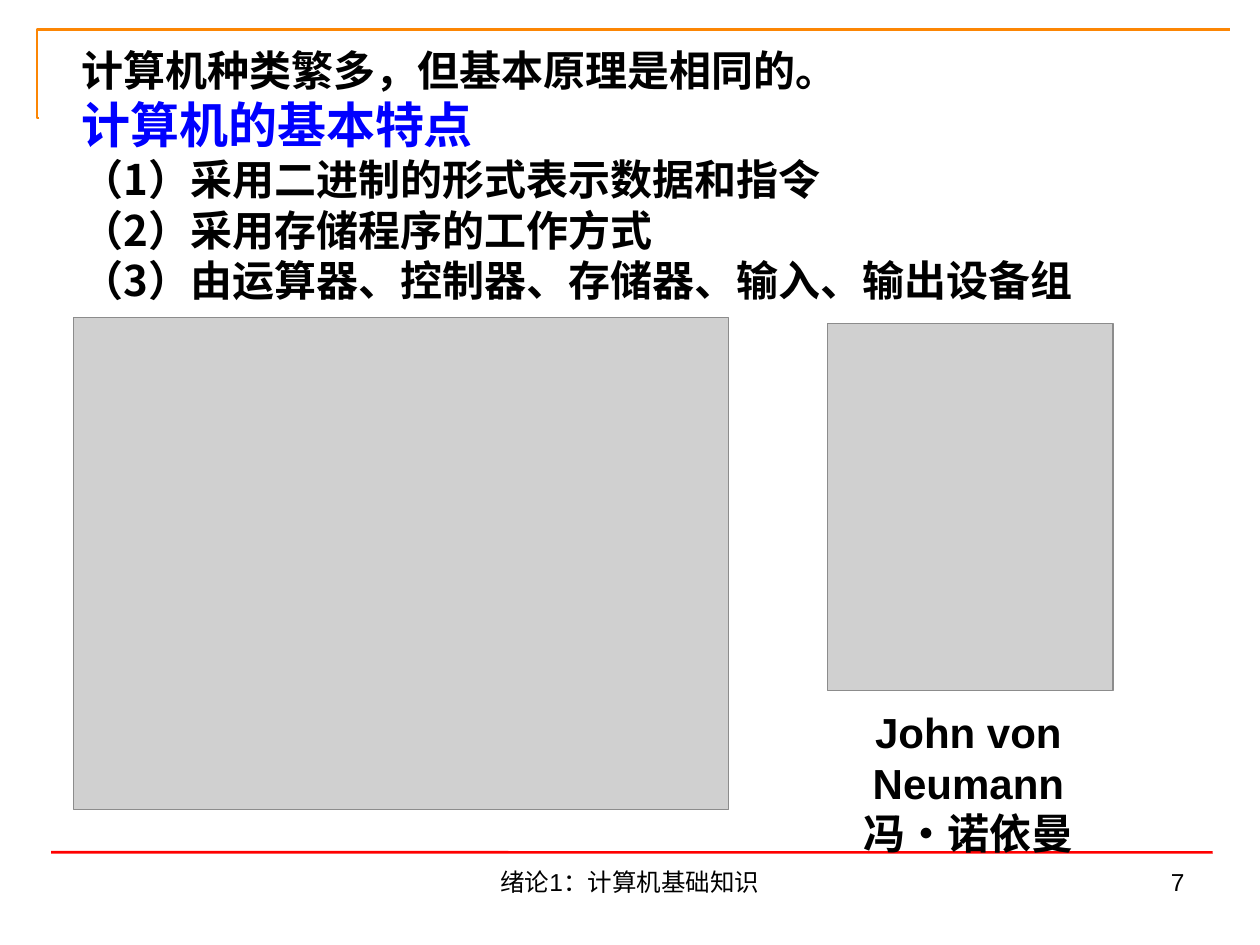
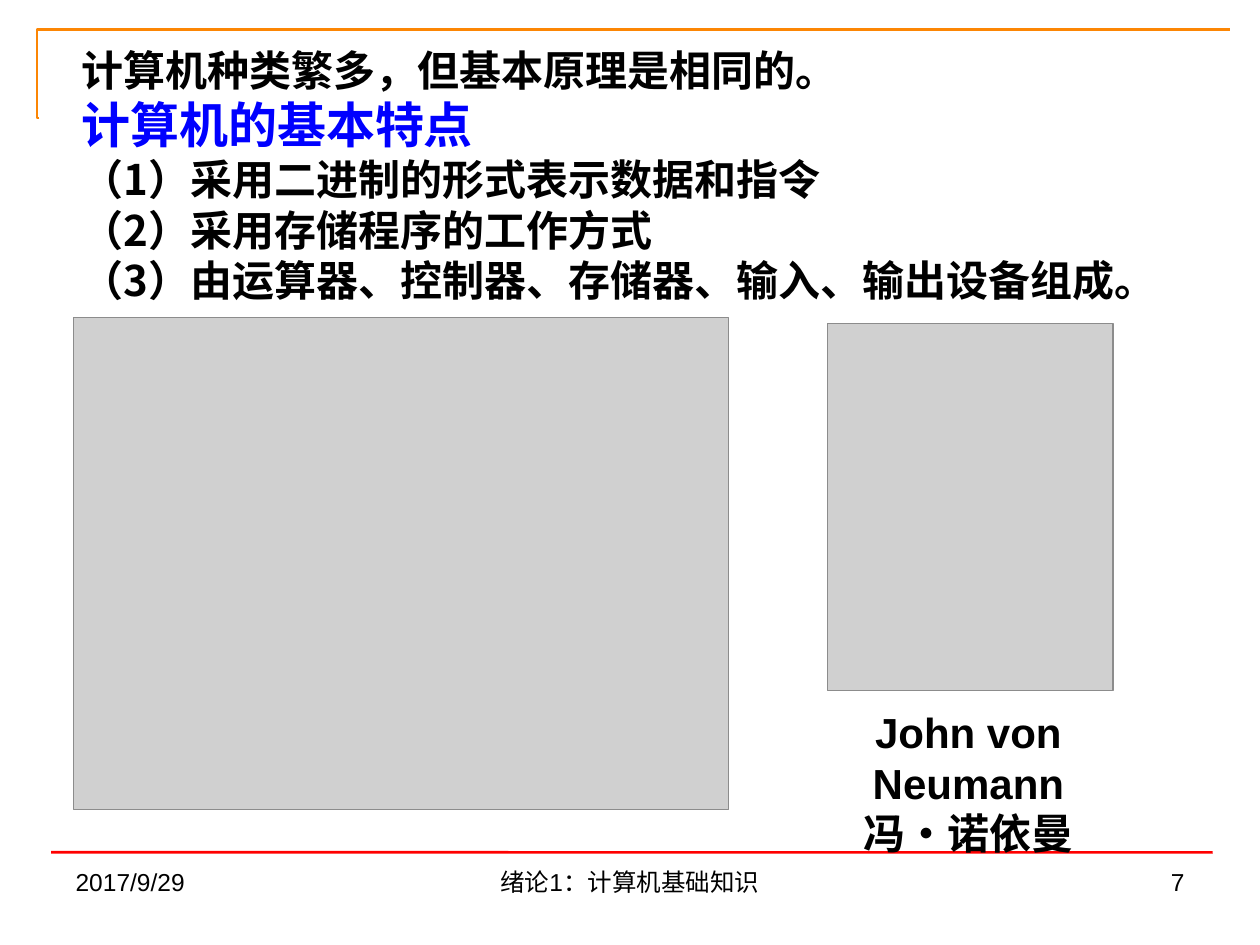
Before and after one commit to cugwhp/OOPCPP, a slide deck: slide 7 of 02.PPT/Ch1-绪论/C++第01讲 绪论1：计算机基础知识.pptx. Drawn at 1260x945 pixels with LibreOffice and Linux fonts; fonts in the diff are those of the drawing; grey boxes stand for pictures. Boxes give left, top, right and bottom in pixels: in the first picture for what was removed or moved away, otherwise in the second. Text is boxed around its words. In the diff, an @@ line names an element or a change of style, - is before the commit and + after.

```diff
--- a/02.PPT/Ch1-绪论/C++第01讲 绪论1：计算机基础知识.pptx
+++ b/02.PPT/Ch1-绪论/C++第01讲 绪论1：计算机基础知识.pptx
@@ text at <box>81,260,1156,300</box>: text changed @@
-（3）由运算器、控制器、存储器、输入、输出设备组
+（3）由运算器、控制器、存储器、输入、输出设备组成。
@@ text added at <box>76,873,185,892</box>, 14 pt, text #000000 @@
+2017/9/29
```
Also in this commit, not shown: 34 other slides changed, 1 other file.
